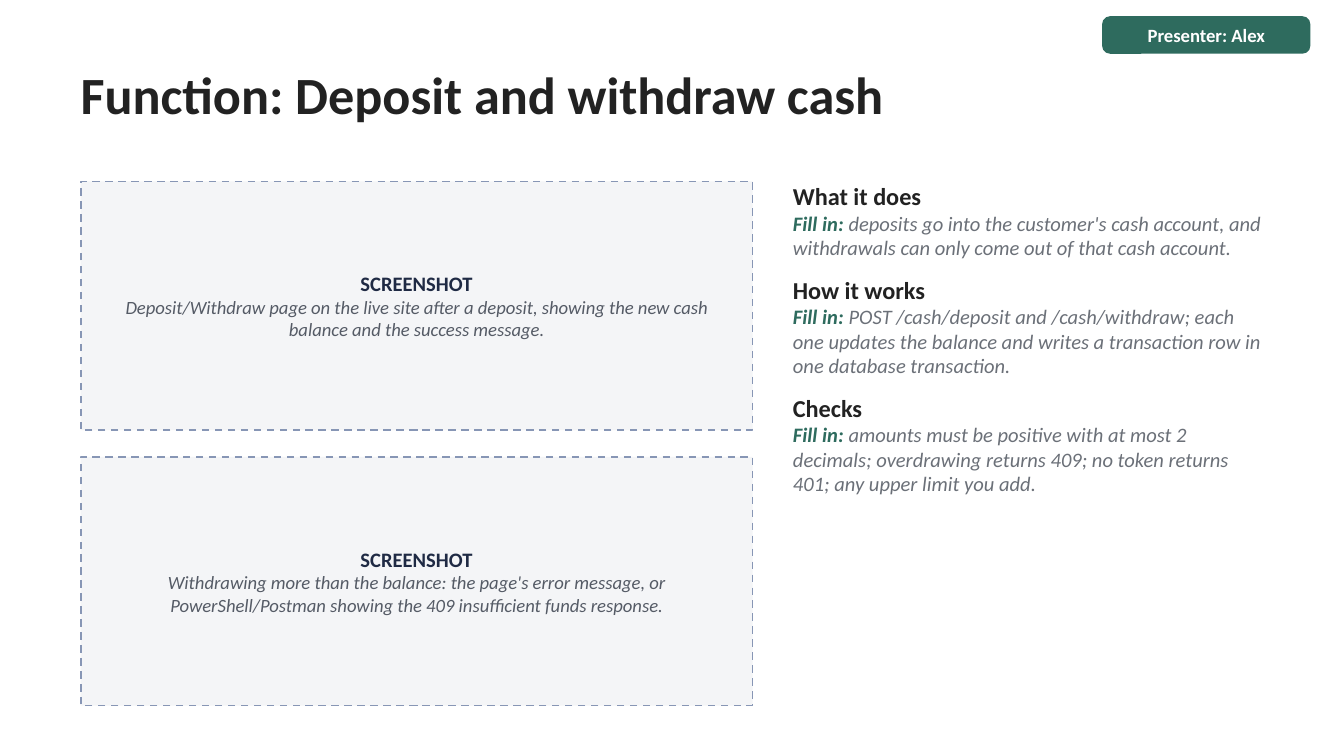
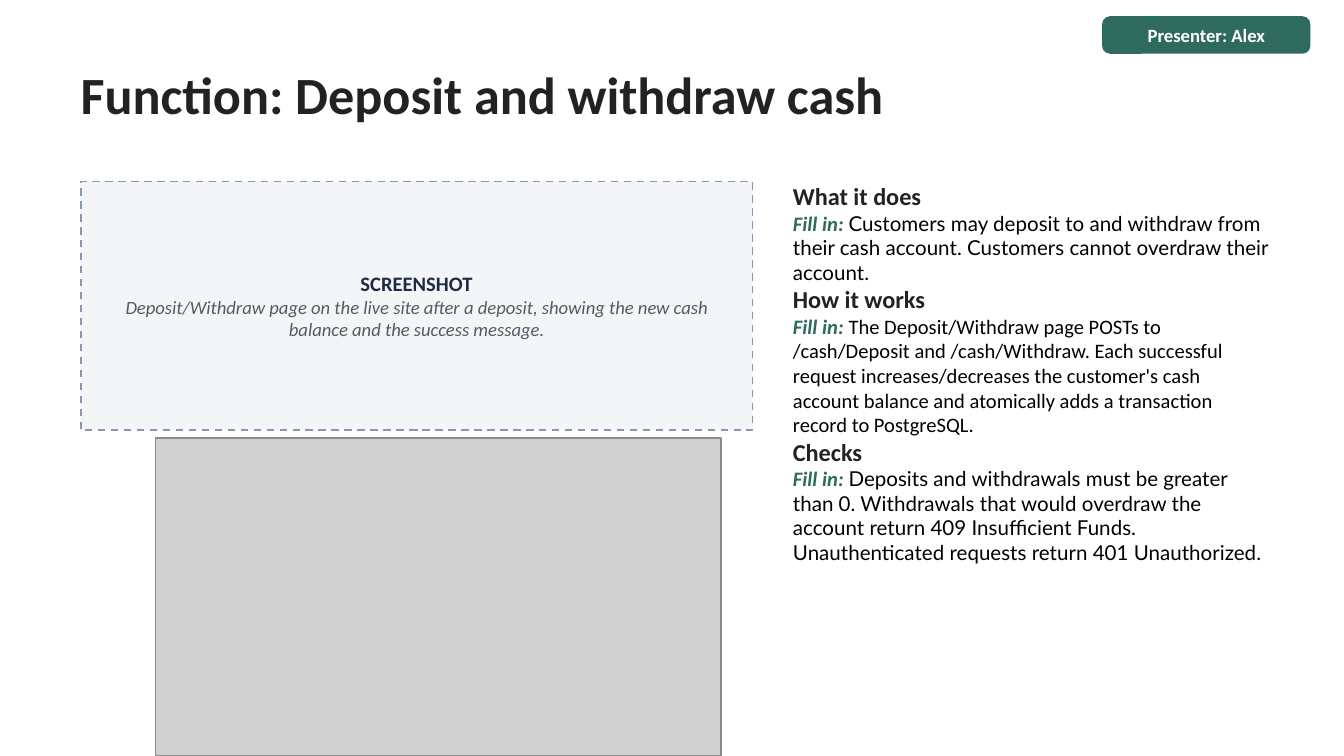
Before and after one commit to kish1212-ASU/IFT401_Capstone_Fall-2026, a slide deck: slide 16 of docs/final build/IFT401_Houser_Ruebush_Kishineff_Final Deck.pptx. Drawn at 1344x756 pixels with LibreOffice and Linux fonts; fonts in the diff are those of the drawing; grey boxes stand for pictures. Boxes give left, top, right and bottom in pixels: in the first picture for what was removed or moved away, otherwise in the second. Text is boxed around its words. In the diff, an @@ line names an element or a change of style, - is before the commit and + after.

```diff
--- a/docs/final build/IFT401_Houser_Ruebush_Kishineff_Final Deck.pptx
+++ b/docs/final build/IFT401_Houser_Ruebush_Kishineff_Final Deck.pptx
@@ text at (x1=793, y1=216, x2=1268, y2=280): text changed; font Calibri to Lato; text colour #6B7078 to #000000; italic off @@
-Fill in: deposits go into the customer's cash account, and withdrawals can only come out of that cash account.
+Fill in: Customers may deposit to and withdraw from their cash account. Customers cannot overdraw their account.
@@ text at (x1=793, y1=319, x2=1222, y2=436): text changed; text colour #6B7078 to #000000; italic off @@
-Fill in: POST /cash/deposit and /cash/withdraw; each one updates the balance and writes a transaction row in one database transaction.
+Fill in: The Deposit/Withdraw page POSTs to /cash/Deposit and /cash/Withdraw. Each successful request increases/decreases the customer's cash account balance and atomically adds a transaction record to PostgreSQL.
@@ picture added at (x1=156, y1=438, x2=722, y2=756) @@
@@ rectangle removed at (x1=81, y1=457, x2=753, y2=706) @@
@@ text at (x1=793, y1=471, x2=1261, y2=564): text changed; font Calibri to Lato; text colour #6B7078 to #000000; italic off @@
-Fill in: amounts must be positive with at most 2 decimals; overdrawing returns 409; no token returns 401; any upper limit you add.
+Fill in: Deposits and withdrawals must be greater than 0. Withdrawals that would overdraw the account return 409 Insufficient Funds. Unauthenticated requests return 401 Unauthorized.
@@ text removed at (x1=168, y1=553, x2=665, y2=615) @@
-SCREENSHOT
-Withdrawing more than the balance: the page's error message, or PowerShell/Postman showing the 409 insufficient funds response.
```
Also in this commit, not shown: 9 other slides changed.
